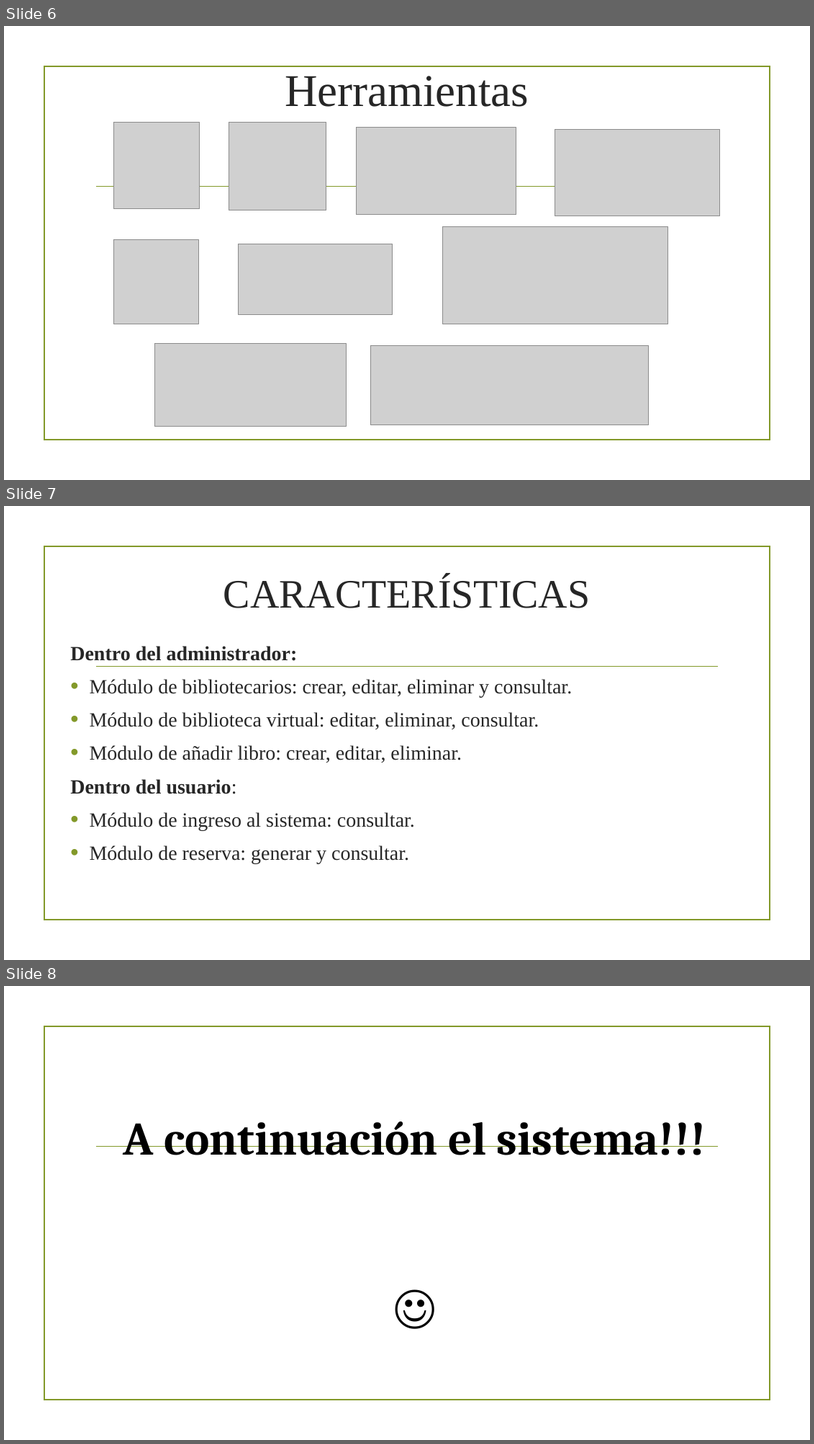
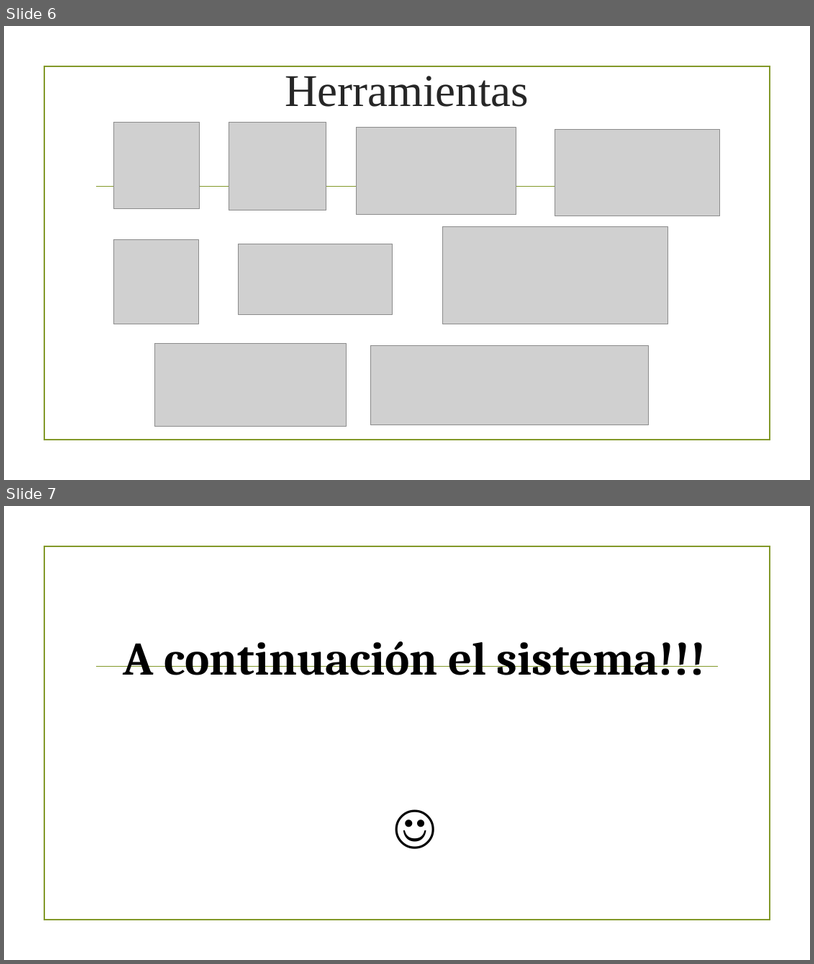
Before and after one commit to vimhash/biblioteca_escolar, a slide deck: docs/Biblioteca Escolar.pptx. Shown one above the other, each under a label of ours: slides 6, 7 and 8 before the commit, slides 6 and 7 after it. The pictures are 814x1444 and 814x964 pixels, drawn with LibreOffice and Linux fonts; fonts in the diff are those of the drawing; grey boxes stand for pictures; background and template pictures are left out. Boxes give left, top, right and bottom in pixels: in the first picture for what was removed or moved away, otherwise in the second. Text is boxed around its words. In the diff, an @@ line names an element or a change of style, - is before the commit and + after.

```diff
--- a/docs/Biblioteca Escolar.pptx
+++ b/docs/Biblioteca Escolar.pptx
@@ slide 7 removed at [4, 506, 810, 960], background picture (left out); not listed: 2 template elements that a slide beside it also shows @@
@@ title removed at [224, 577, 591, 608] @@
-CARACTERÍSTICAS
@@ text removed at [70, 646, 572, 864] @@
-Dentro del administrador:
-• Módulo de bibliotecarios: crear, editar, eliminar y consultar.
-• Módulo de biblioteca virtual: editar, eliminar, consultar.
-• Módulo de añadir libro: crear, editar, eliminar.
-Dentro del usuario:
-• Módulo de ingreso al sistema: consultar.
-• Módulo de reserva: generar y consultar.
@@ what was slide 8 is now slide 7 @@
```
Also in this commit, not shown: 3 slides changed.
